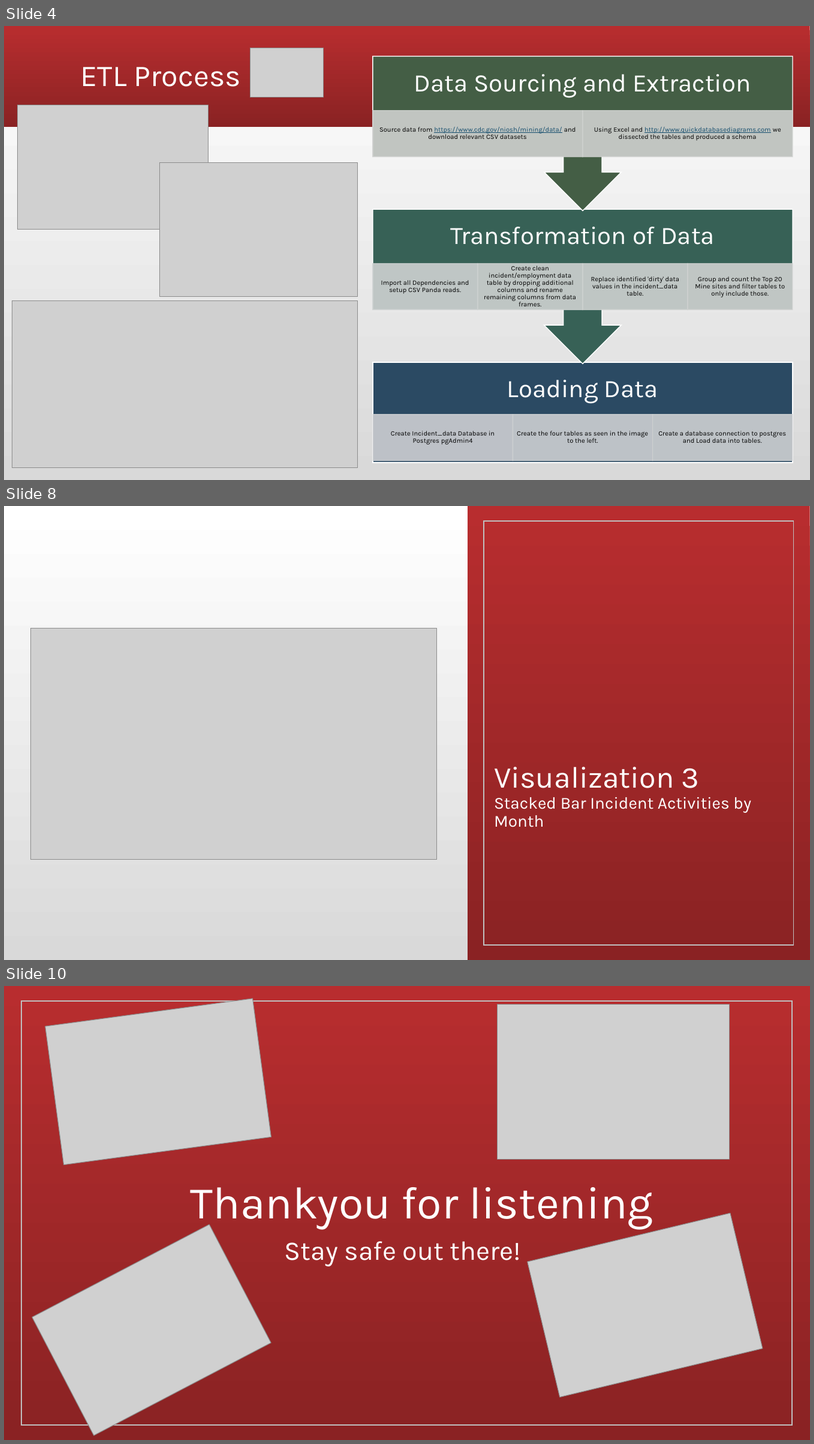
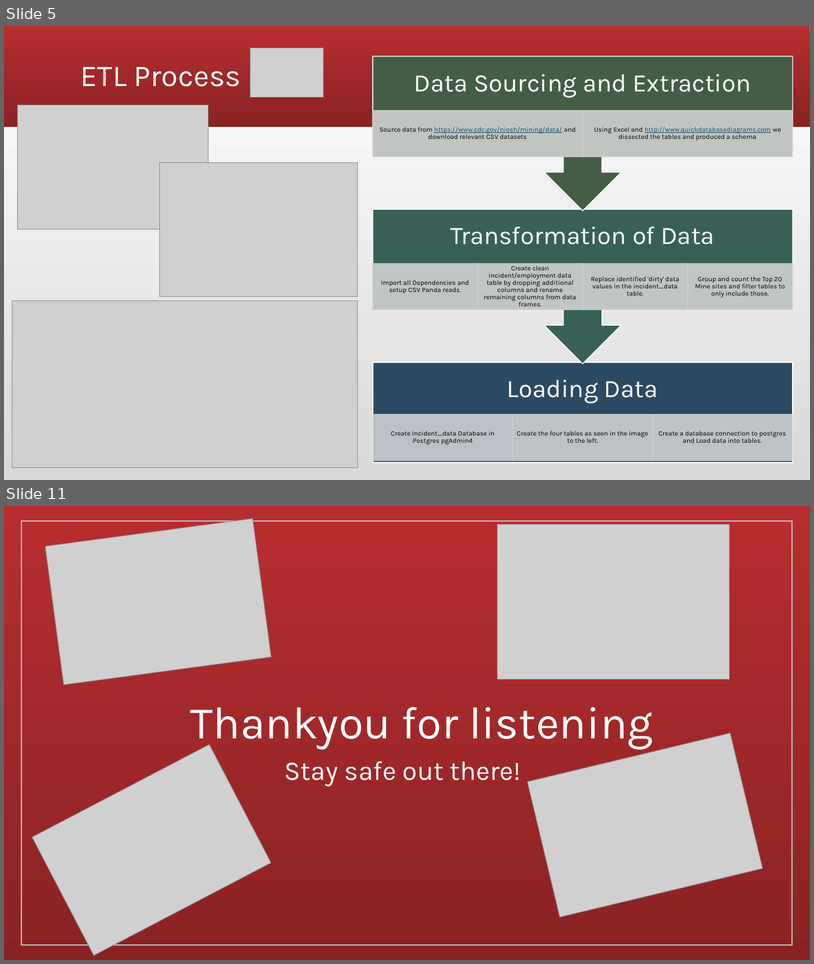
Before and after one commit to granttowers/Project_2, a slide deck: Project 2.pptx. Shown one above the other, each under a label of ours: slides 4, 8 and 10 before the commit, slides 5 and 11 after it; the slides between them are not shown. The pictures are 814x1444 and 814x964 pixels, drawn with LibreOffice and Linux fonts; fonts in the diff are those of the drawing; grey boxes stand for pictures. Boxes give left, top, right and bottom in pixels: in the first picture for what was removed or moved away, otherwise in the second. Text is boxed around its words. In the diff, an @@ line names an element or a change of style, - is before the commit and + after.

```diff
--- a/Project 2.pptx
+++ b/Project 2.pptx
@@ slide 8 removed at [4,506,810,960], background gradient #D9D9D9 to #FFFFFF @@
@@ rectangle removed at [467,506,810,960] @@
@@ rectangle removed at [484,521,794,945] @@
@@ picture removed at [31,628,437,859] @@
@@ title removed at [494,766,752,827] @@
-Visualization 3
-Stacked Bar Incident Activities by Month
@@ what was slide 4 is now slide 5 @@
@@ what was slide 10 is now slide 11 @@
```
Also in this commit, not shown: 3 slides changed, 4 slides added, 2 other slides removed.
